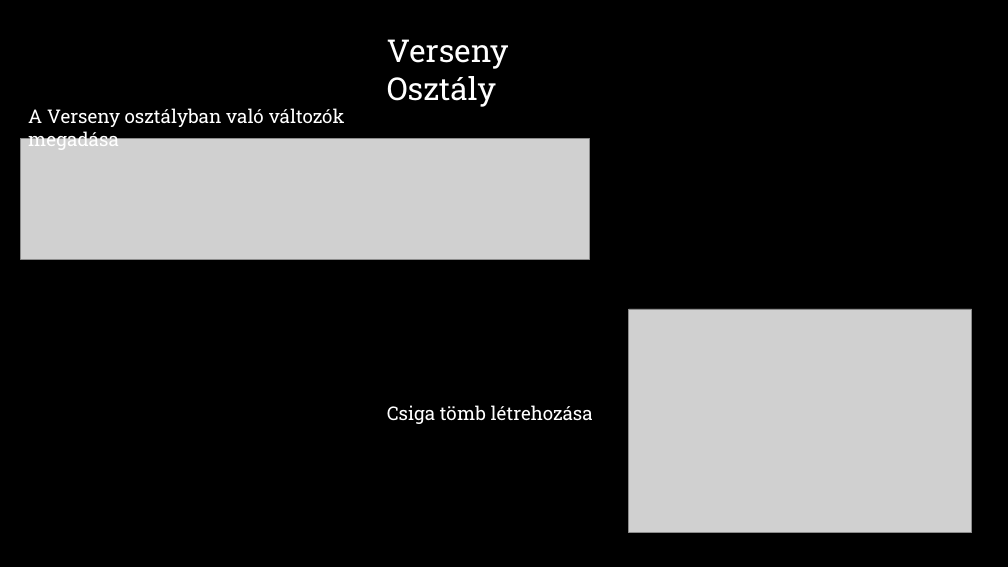
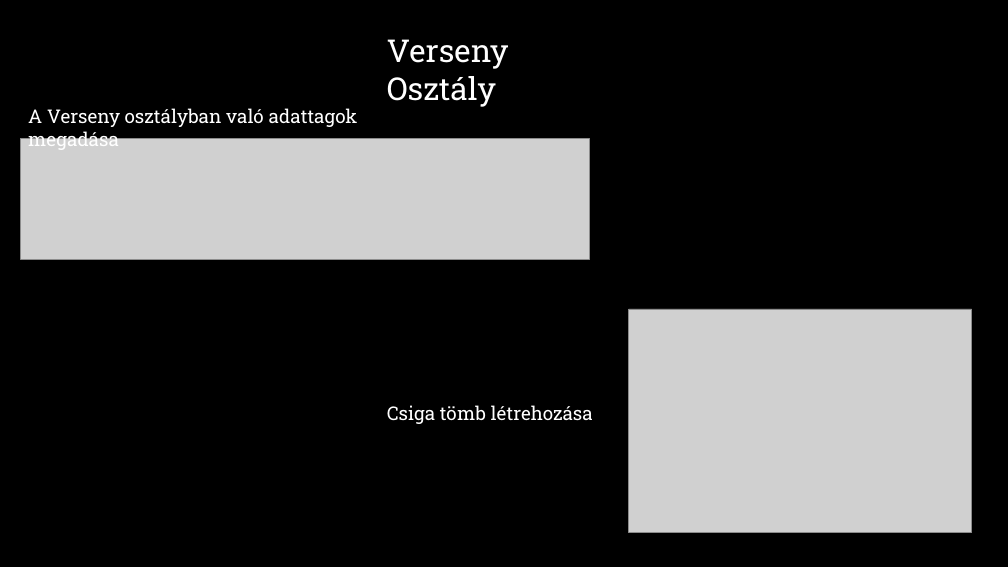
Before and after one commit to GBalint20/CsigaVerseny, a slide deck: slide 5 of CsigaVersenyPPT2.pptx. Drawn at 1008x567 pixels with LibreOffice and Linux fonts; fonts in the diff are those of the drawing; grey boxes stand for pictures; background and template pictures are left out. Boxes give left, top, right and bottom in pixels: in the first picture for what was removed or moved away, otherwise in the second. Text is boxed around its words. In the diff, an @@ line names an element or a change of style, - is before the commit and + after.

```diff
--- a/CsigaVersenyPPT2.pptx
+++ b/CsigaVersenyPPT2.pptx
@@ text at (x1=28, y1=108, x2=358, y2=150): text changed @@
-A Verseny osztályban való változók megadása
+A Verseny osztályban való adattagok megadása
```
Also in this commit, not shown: 2 other slides changed, 8 other files.
